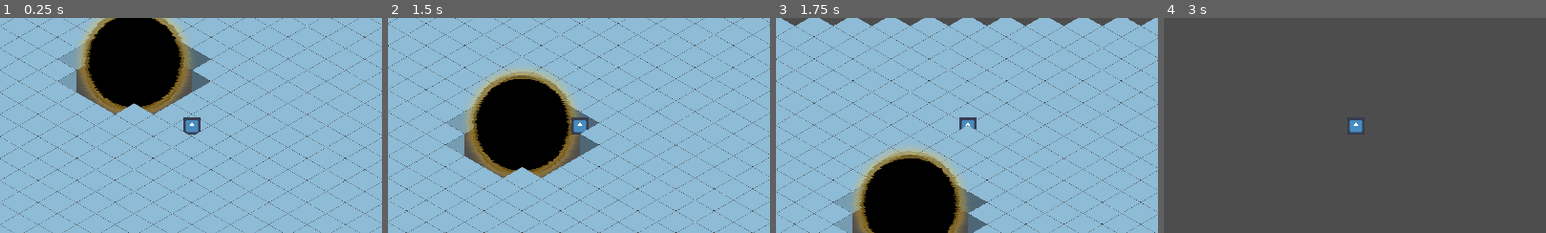
Above: before the commit, frames 1-4 (left to right).
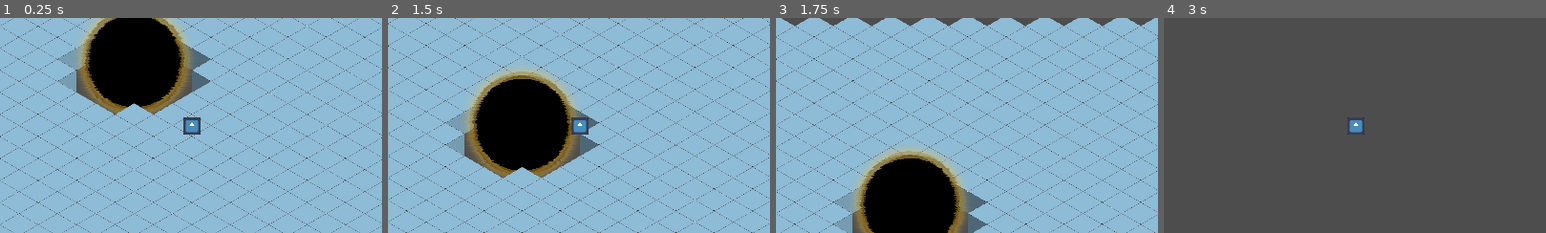
Above: after the commit, the same moments.

Repository: jkostello/Godot-Wild-Jam-69
Game: Godot game, scene res://test_1.tscn
Two runs of this game, one before a commit and one after it. Both use one fixed random seed, a clock stepped at 60 frames per second and the inputs below. This scene is started directly instead of the project's main scene. The engine's default icon, where the game draws it, is replaced by a stand-in: a white triangle on a blue panel in a dark square. Sound files missing from this copy of the repository are replaced by a short silence.
Inputs (mouse positions are % of the whole screen's width and height, from its top left):
- Up to frame 1 (0.25 s): no input
- Up to frame 2 (1.5 s): click "Destruct" at 0.5 s; tap Enter at 1.25 s; move the mouse to (45, 70) at 1.27 s; hold W (up) from 1.28 s (still down); tap Space (deselect) at 1.35 s; click (45, 70) at 1.42 s
- Up to frame 3 (1.75 s): keep holding W (up)
- Up to frame 4 (3 s): move the mouse to (80, 65) at 2.02 s; tap R (rotate) at 2.1 s; move the mouse to (20, 35) at 2.77 s; release W (up) at 2.78 s; hold A (left) from 2.78 s (still down); tap 1 (select_structure_1) at 2.85 s
The pictures show only the part of the screen within x 25-75%, y 25-75%; the shares and areas given below are measured in that part.

The runs differ from the first frame. In frame 1, less than 0.1% of the frame differs, in the area x 48-53%, y 52-55%; in frame 2, less than 0.1%; in frame 3, 0.2%, in the area x 48-53%, y 46-52%; in frame 4, nothing differs.

Commit message:
zindex
zindex fixes

Diff:
--- a/player.gd
+++ b/player.gd
@@ -19,6 +19,7 @@
 	direction = direction.normalized()
 	velocity = direction * speed
 	velocity = velocity.move_toward(Vector2.ZERO, speed / 4)
+	z_index = position.y+50
 
 
 	move_and_slide()
--- a/structure_handler.gd
+++ b/structure_handler.gd
@@ -191,7 +191,7 @@
 func createStruct(struct):
 	Structures.append(struct)
 	for s in Structures:
-		s.z_index = s.position.y
+		s.z_index = s.position.y+50
 	get_tree().current_scene.add_child(struct)
 	struct.position = coords
 	endBuild()
